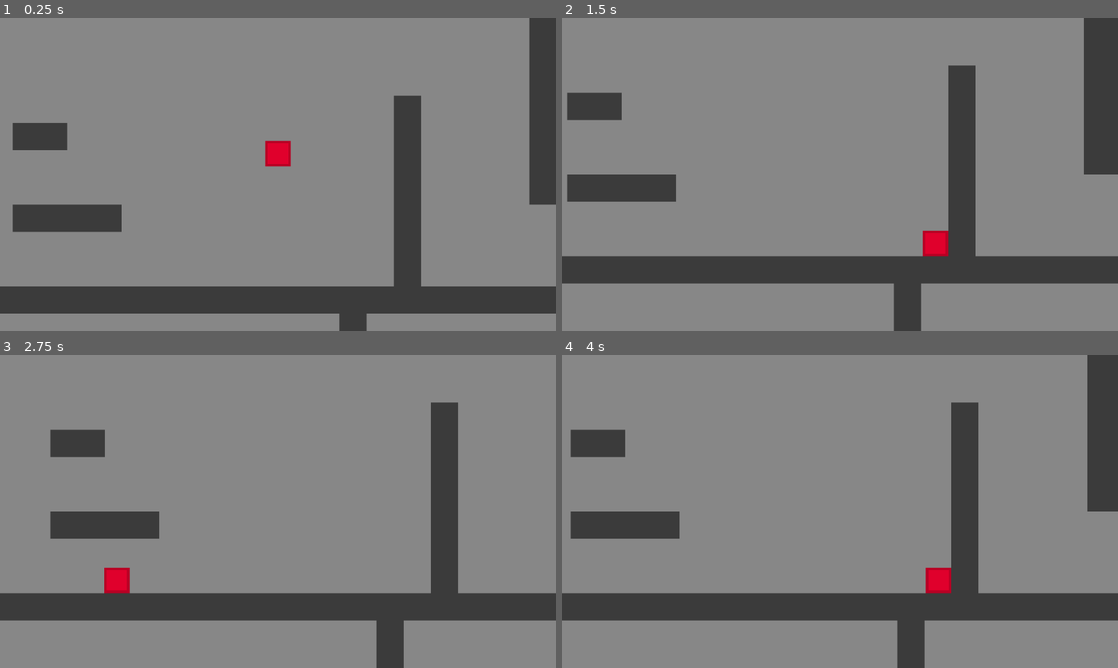
Above: before the commit, frames 1-4 (two rows, left to right).
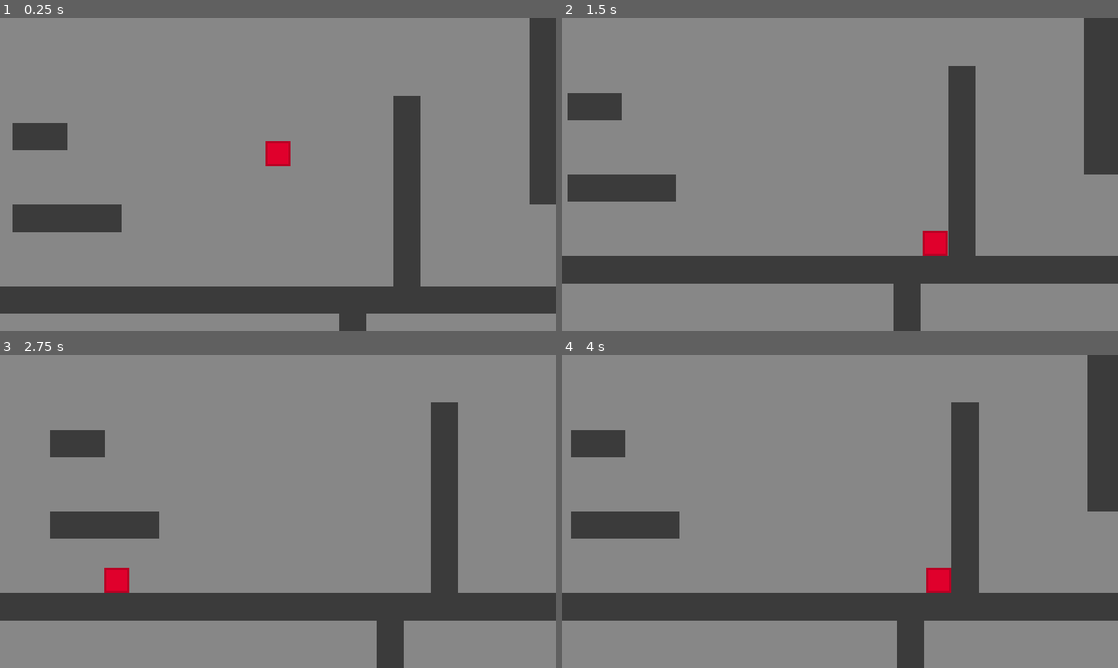
Above: after the commit, the same moments.

Repository: DeanBolte/sp8
Game: Godot game, scene res://scenes/Scene1.tscn
The game is run twice, just before and just after one commit, with the same random seed, the same clock (stepped at 60 frames per second) and the same inputs.
Inputs:
- Up to frame 1 (0.25 s): no input
- Up to frame 2 (1.5 s): tap Enter (ui_accept) at 0.5, 0.6, 0.77, 1.07, 1.35 s; hold Right (ui_right) from 0.53 s (still down)
- Up to frame 3 (2.75 s): tap Enter (ui_accept) at 1.52, 1.82, 2, 2.1 s; release Right (ui_right) at 2.03 s; hold Left (ui_left) from 2.03 s (still down)
- Up to frame 4 (4 s): release Left (ui_left) at 2.78 s; hold Right (ui_right) from 2.78 s (still down); tap Enter (ui_accept) at 2.85, 3.02, 3.32, 3.6, 3.77 s

The runs differ from the first frame. In frame 1, 0.2% of the frame differs, in the area x 2-76%, y 24-100%; in frame 2, 0.3%; in frame 3, 0.3%; in frame 4, 0.4%, in the area x 0-100%, y 15-100%.

Commit message:
added fonts and basic main menu functionality

Diff:
--- /dev/null
+++ b/assets/fonts/vgatype_sans_128.tres
@@ -0,0 +1,7 @@
+[gd_resource type="DynamicFont" load_steps=2 format=2]
+
+[ext_resource path="res://assets/VGATypewriter/VGATypewriter.ttf" type="DynamicFontData" id=1]
+
+[resource]
+size = 128
+font_data = ExtResource( 1 )
--- /dev/null
+++ b/assets/fonts/vgatype_sans_16.tres
@@ -0,0 +1,6 @@
+[gd_resource type="DynamicFont" load_steps=2 format=2]
+
+[ext_resource path="res://assets/VGATypewriter/VGATypewriter.ttf" type="DynamicFontData" id=1]
+
+[resource]
+font_data = ExtResource( 1 )
--- /dev/null
+++ b/assets/fonts/vgatype_sans_32.tres
@@ -0,0 +1,7 @@
+[gd_resource type="DynamicFont" load_steps=2 format=2]
+
+[ext_resource path="res://assets/VGATypewriter/VGATypewriter.ttf" type="DynamicFontData" id=1]
+
+[resource]
+size = 32
+font_data = ExtResource( 1 )
--- /dev/null
+++ b/assets/fonts/vgatype_sans_64.tres
@@ -0,0 +1,7 @@
+[gd_resource type="DynamicFont" load_steps=2 format=2]
+
+[ext_resource path="res://assets/VGATypewriter/VGATypewriter.ttf" type="DynamicFontData" id=1]
+
+[resource]
+size = 64
+font_data = ExtResource( 1 )
--- /dev/null
+++ b/assets/fonts/vgatype_serif_128.tres
@@ -0,0 +1,7 @@
+[gd_resource type="DynamicFont" load_steps=2 format=2]
+
+[ext_resource path="res://assets/VGATypewriter/VGATypewriter.ttf" type="DynamicFontData" id=1]
+
+[resource]
+size = 128
+font_data = ExtResource( 1 )
--- /dev/null
+++ b/assets/fonts/vgatype_serif_16.tres
@@ -0,0 +1,6 @@
+[gd_resource type="DynamicFont" load_steps=2 format=2]
+
+[ext_resource path="res://assets/VGATypewriter/VGATypewriterSf.ttf" type="DynamicFontData" id=1]
+
+[resource]
+font_data = ExtResource( 1 )
--- /dev/null
+++ b/assets/fonts/vgatype_serif_64.tres
@@ -0,0 +1,7 @@
+[gd_resource type="DynamicFont" load_steps=2 format=2]
+
+[ext_resource path="res://assets/VGATypewriter/VGATypewriter.ttf" type="DynamicFontData" id=1]
+
+[resource]
+size = 64
+font_data = ExtResource( 1 )
--- /dev/null
+++ b/assets/fonts/vgatype_serif_96.tres
@@ -0,0 +1,7 @@
+[gd_resource type="DynamicFont" load_steps=2 format=2]
+
+[ext_resource path="res://assets/VGATypewriter/VGATypewriter.ttf" type="DynamicFontData" id=1]
+
+[resource]
+size = 96
+font_data = ExtResource( 1 )
--- a/project.godot
+++ b/project.godot
@@ -25,11 +25,23 @@
 window/size/height=540
 window/size/test_width=1920
 window/size/test_height=1080
-window/stretch/mode="viewport"
+window/stretch/mode="2d"
 window/stretch/aspect="keep"
 
 [input]
 
+ui_accept={
+"deadzone": 0.5,
+"events": [ Object(InputEventKey,"resource_local_to_scene":false,"resource_name":"","device":0,"alt":false,"shift":false,"control":false,"meta":false,"command":false,"pressed":false,"scancode":16777221,"unicode":0,"echo":false,"script":null)
+, Object(InputEventKey,"resource_local_to_scene":false,"resource_name":"","device":0,"alt":false,"shift":false,"control":false,"meta":false,"command":false,"pressed":false,"scancode":16777222,"unicode":0,"echo":false,"script":null)
+, Object(InputEventJoypadButton,"resource_local_to_scene":false,"resource_name":"","device":0,"button_index":0,"pressure":0.0,"pressed":false,"script":null)
+ ]
+}
+ui_select={
+"deadzone": 0.5,
+"events": [ Object(InputEventJoypadButton,"resource_local_to_scene":false,"resource_name":"","device":0,"button_index":3,"pressure":0.0,"pressed":false,"script":null)
+ ]
+}
 ui_left={
 "deadzone": 0.5,
 "events": [ Object(InputEventKey,"resource_local_to_scene":false,"resource_name":"","device":0,"alt":false,"shift":false,"control":false,"meta":false,"command":false,"pressed":false,"scancode":16777231,"unicode":0,"echo":false,"script":null)
@@ -49,6 +61,7 @@
 "events": [ Object(InputEventKey,"resource_local_to_scene":false,"resource_name":"","device":0,"alt":false,"shift":false,"control":false,"meta":false,"command":false,"pressed":false,"scancode":16777232,"unicode":0,"echo":false,"script":null)
 , Object(InputEventJoypadButton,"resource_local_to_scene":false,"resource_name":"","device":0,"button_index":12,"pressure":0.0,"pressed":false,"script":null)
 , Object(InputEventKey,"resource_local_to_scene":false,"resource_name":"","device":0,"alt":false,"shift":false,"control":false,"meta":false,"command":false,"pressed":false,"scancode":87,"unicode":0,"echo":false,"script":null)
+, Object(InputEventKey,"resource_local_to_scene":false,"resource_name":"","device":0,"alt":false,"shift":false,"control":false,"meta":false,"command":false,"pressed":false,"scancode":32,"unicode":0,"echo":false,"script":null)
  ]
 }
 ui_down={
--- /dev/null
+++ b/scenes/MainMenu.gd
@@ -0,0 +1,47 @@
+extends Control
+
+export var NO_ITEMS = 3
+
+var menuItemSelected = 0
+
+var font32res = "res://assets/fonts/vgatype_sans_32.tres"
+var font64res = "res://assets/fonts/vgatype_sans_64.tres"
+
+onready var MenuItems = get_node("VBoxContainer/MenuItems")
+
+func _ready():
+	# set up the first frame of the menu
+	moveSelector(0)
+
+func _unhandled_input(event):
+	if Input.is_action_just_pressed("ui_down"):
+		moveSelector(1)
+	if Input.is_action_just_pressed("ui_up"):
+		moveSelector(-1)
+	if Input.is_action_just_pressed("ui_accept"):
+		useMenuItem()
+
+func moveSelector(move):
+	menuItemSelected += move
+	if menuItemSelected < 0:
+		menuItemSelected = NO_ITEMS - 1
+	elif menuItemSelected >= NO_ITEMS:
+		menuItemSelected = 0
+
+	for i in range(NO_ITEMS):
+		var MenuItem = MenuItems.get_child(i)
+		if i == menuItemSelected:
+			MenuItem.size_flags_stretch_ratio = 2
+			MenuItem.add_font_override("font", load(font64res))
+		else:
+			MenuItem.size_flags_stretch_ratio = 1
+			MenuItem.add_font_override("font", load(font32res))
+
+func useMenuItem():
+	match menuItemSelected:
+		0: # Play
+			get_tree().change_scene("res://scenes/Scene1.tscn")
+		1: # Options
+			pass
+		2: # Exit
+			get_tree().quit()
--- /dev/null
+++ b/scenes/MainMenu.tscn
@@ -0,0 +1,82 @@
+[gd_scene load_steps=4 format=2]
+
+[ext_resource path="res://assets/fonts/vgatype_serif_96.tres" type="DynamicFont" id=1]
+[ext_resource path="res://assets/fonts/vgatype_sans_64.tres" type="DynamicFont" id=2]
+[ext_resource path="res://scenes/MainMenu.gd" type="Script" id=3]
+
+[node name="MainMenu" type="Control"]
+anchor_right = 1.0
+anchor_bottom = 1.0
+script = ExtResource( 3 )
+__meta__ = {
+"_edit_use_anchors_": false
+}
+
+[node name="Background" type="ColorRect" parent="."]
+margin_right = 960.0
+margin_bottom = 540.0
+color = Color( 0.388235, 0.388235, 0.388235, 1 )
+__meta__ = {
+"_edit_use_anchors_": false
+}
+
+[node name="VBoxContainer" type="VBoxContainer" parent="."]
+margin_left = 60.0
+margin_top = 60.0
+margin_right = 900.0
+margin_bottom = 480.0
+__meta__ = {
+"_edit_use_anchors_": false
+}
+
+[node name="Title" type="Label" parent="VBoxContainer"]
+margin_right = 840.0
+margin_bottom = 84.0
+size_flags_vertical = 2
+custom_fonts/font = ExtResource( 1 )
+text = "Simple Platformer 8"
+align = 1
+valign = 1
+__meta__ = {
+"_edit_use_anchors_": false
+}
+
+[node name="MenuItems" type="VBoxContainer" parent="VBoxContainer"]
+margin_top = 142.0
+margin_right = 840.0
+margin_bottom = 420.0
+size_flags_vertical = 3
+size_flags_stretch_ratio = 2.0
+__meta__ = {
+"_edit_use_anchors_": false
+}
+
+[node name="MenuItem1" type="Label" parent="VBoxContainer/MenuItems"]
+margin_top = 17.0
+margin_right = 840.0
+margin_bottom = 73.0
+size_flags_vertical = 6
+custom_fonts/font = ExtResource( 2 )
+text = "Play"
+align = 1
+uppercase = true
+
+[node name="MenuItem2" type="Label" parent="VBoxContainer/MenuItems"]
+margin_top = 111.0
+margin_right = 840.0
+margin_bottom = 167.0
+size_flags_vertical = 6
+custom_fonts/font = ExtResource( 2 )
+text = "Options"
+align = 1
+uppercase = true
+
+[node name="MenuItem3" type="Label" parent="VBoxContainer/MenuItems"]
+margin_top = 205.0
+margin_right = 840.0
+margin_bottom = 261.0
+size_flags_vertical = 6
+custom_fonts/font = ExtResource( 2 )
+text = "Exit"
+align = 1
+uppercase = true
Binary file added: assets/VGATypewriter/VGA Typewriter.png
Not shown, added: assets/VGATypewriter/VGA Typewriter.png.import
Binary file added: assets/VGATypewriter/VGATypewriter.ttf
Binary file added: assets/VGATypewriter/VGATypewriterSf.ttf
